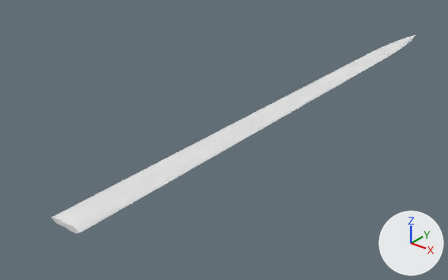
Two versions of the glTF model godot/assets/waffen/modelle/grossschwertklinge/t1_1.glb, one commit apart.
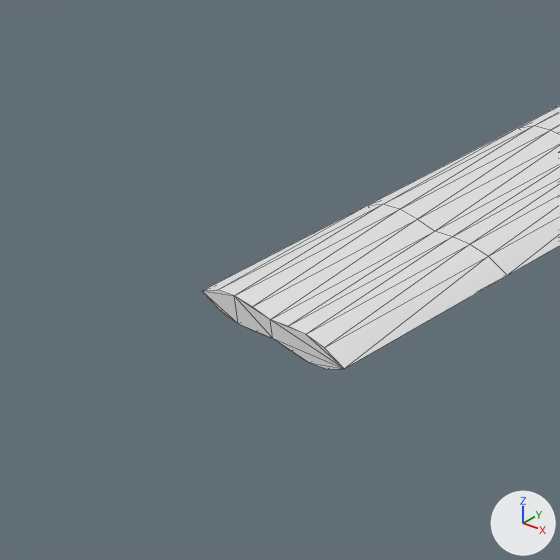
Each version is shown whole from a 50 mm lens placed at (0.654, -0.248, 0.505), pointed at (-0.091, 0.683, -0.073), then close up on the part from 2% to 27% of the width and 57% to 97% of the height. The axes (+X, +Y, +Z) are drawn at lower right. The lights are the same throughout. The last two pictures show the newer version. The close-ups show mesh edges as thin lines. Vertices at exactly the same position are counted once.

Script lines for the objects in view, before the commit:
```python
me_grossschwertklinge_t1_1 = bpy.data.meshes.new('grossschwertklinge_t1_1')
me_grossschwertklinge_t1_1.from_pydata(...)  # 321 vertices, 638 faces; spans x -0.032..0.032, y 0.2..1.448, z -0.005..0.005
me_grossschwertklinge_t1_1.materials.append(mat_klinge)  # white #e7e7e7
ob_grossschwertklinge_t1_1 = bpy.data.objects.new('grossschwertklinge_t1_1', me_grossschwertklinge_t1_1)
ob_grossschwertklinge_t1_1.location = (0.0, 0.0, 0.0)
```
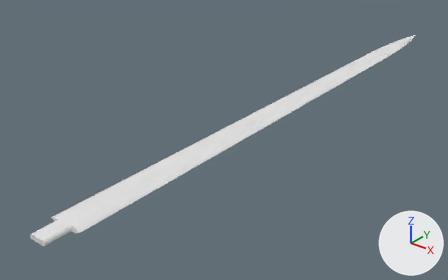
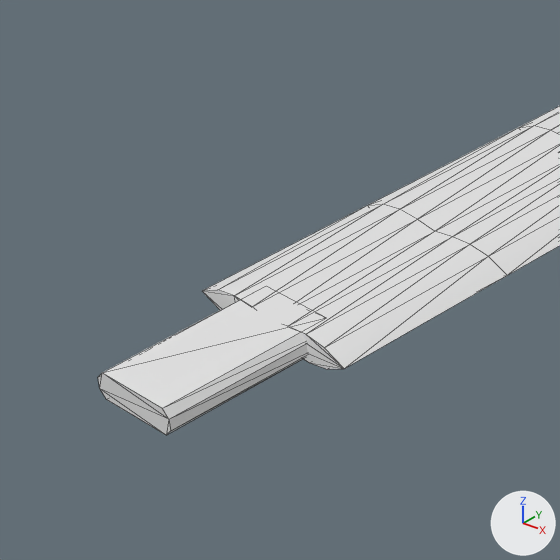
Edits to the scene script, one JSON object a line:
```json
{"block": "me_grossschwertklinge_t1_1", "where": "# used by ob_grossschwertklinge_t1_1; location = (0.0, 0.0, 0.0)"}
{"op": "remove", "block": "me_grossschwertklinge_t1_1", "code": "me_grossschwertklinge_t1_1.from_pydata(...)  # 321 vertices, 638 faces; spans x -0.032..0.032, y 0.2..1.448, z -0.005..0.005"}
{"op": "add", "block": "me_grossschwertklinge_t1_1", "code": "me_grossschwertklinge_t1_1.from_pydata(...)  # 337 vertices, 666 faces; spans x -0.032..0.032, y 0.152..1.448, z -0.005..0.005"}
{"block": "me_grossschwertklinge_t1_1", "change": "me_grossschwertklinge_t1_1 part 1: a new loose piece of 16 vertices spanning x -0.016..0.016, y 0.152..0.21, z -0.005..0.005, in mat_klinge (white #e7e7e7)"}
```

Location of each change, [x1, y1, x2, y2] in pixels of the close-ups (560 x 560 px):
```json
{"object": "grossschwertklinge_t1_1", "change": "reshaped", "before": [203, 106, 560, 369], "after": [98, 106, 560, 435]}
{"part": 1, "of": "me_grossschwertklinge_t1_1", "change": "added", "after": [98, 288, 322, 435]}
```
